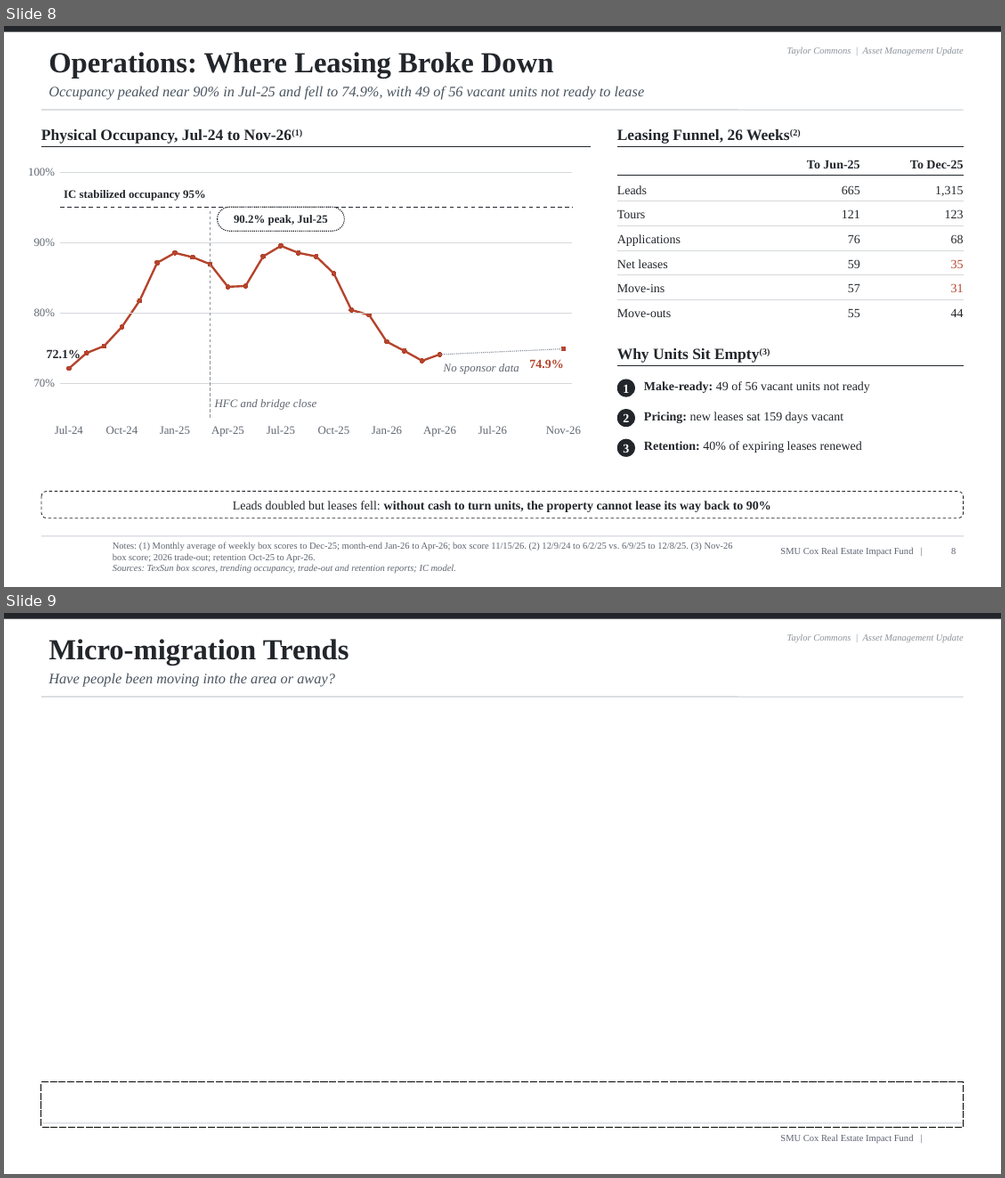
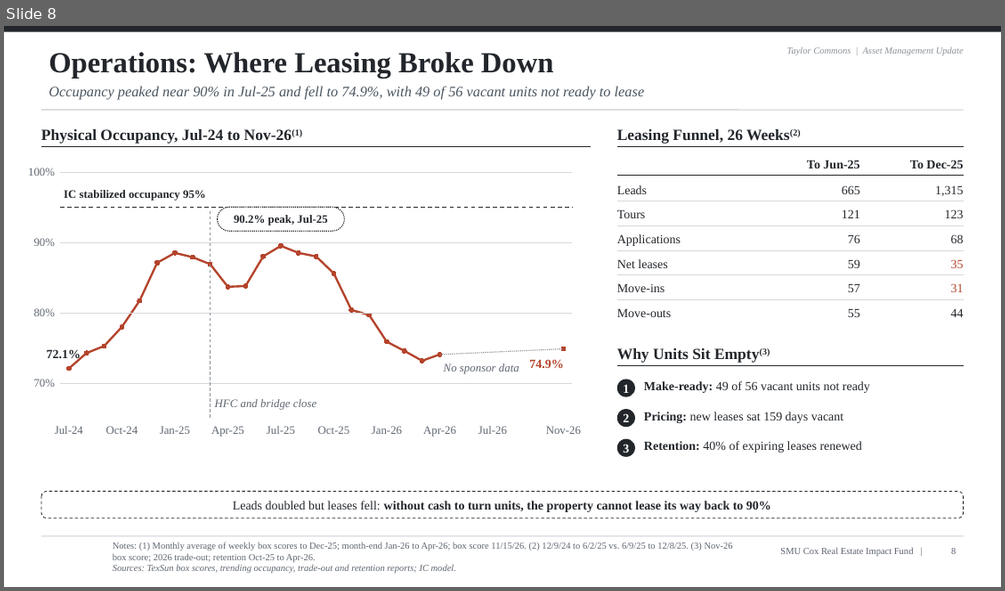
Before and after one commit to stephanabedi01-source/Skill-Builder-Twin-Star, a slide deck: TaylorCommons/v2_Taylor_Commons_AM_pitch_11.16.2026.pptx. Shown one above the other, each under a label of ours: slides 8 and 9 before the commit, slide 8 after it. The pictures are 1005x1178 and 1005x591 pixels, drawn with LibreOffice and Linux fonts; fonts in the diff are those of the drawing; background and template pictures are left out. Boxes give left, top, right and bottom in pixels: in the first picture for what was removed or moved away, otherwise in the second. Text is boxed around its words. In the diff, an @@ line names an element or a change of style, - is before the commit and + after.

```diff
--- a/TaylorCommons/v2_Taylor_Commons_AM_pitch_11.16.2026.pptx
+++ b/TaylorCommons/v2_Taylor_Commons_AM_pitch_11.16.2026.pptx
@@ slide 9 removed at (x1=4, y1=613, x2=1001, y2=1174), background #FFFFFF; not listed: 5 template elements that a slide beside it also shows @@
@@ title removed at (x1=48, y1=639, x2=349, y2=666) @@
-Micro-migration Trends
@@ text removed at (x1=48, y1=673, x2=335, y2=687) @@
-Have people been moving into the area or away?
@@ rectangle removed at (x1=41, y1=1082, x2=963, y2=1127) @@
```
Also in this commit, not shown: 1 slide added, 4 other files.
